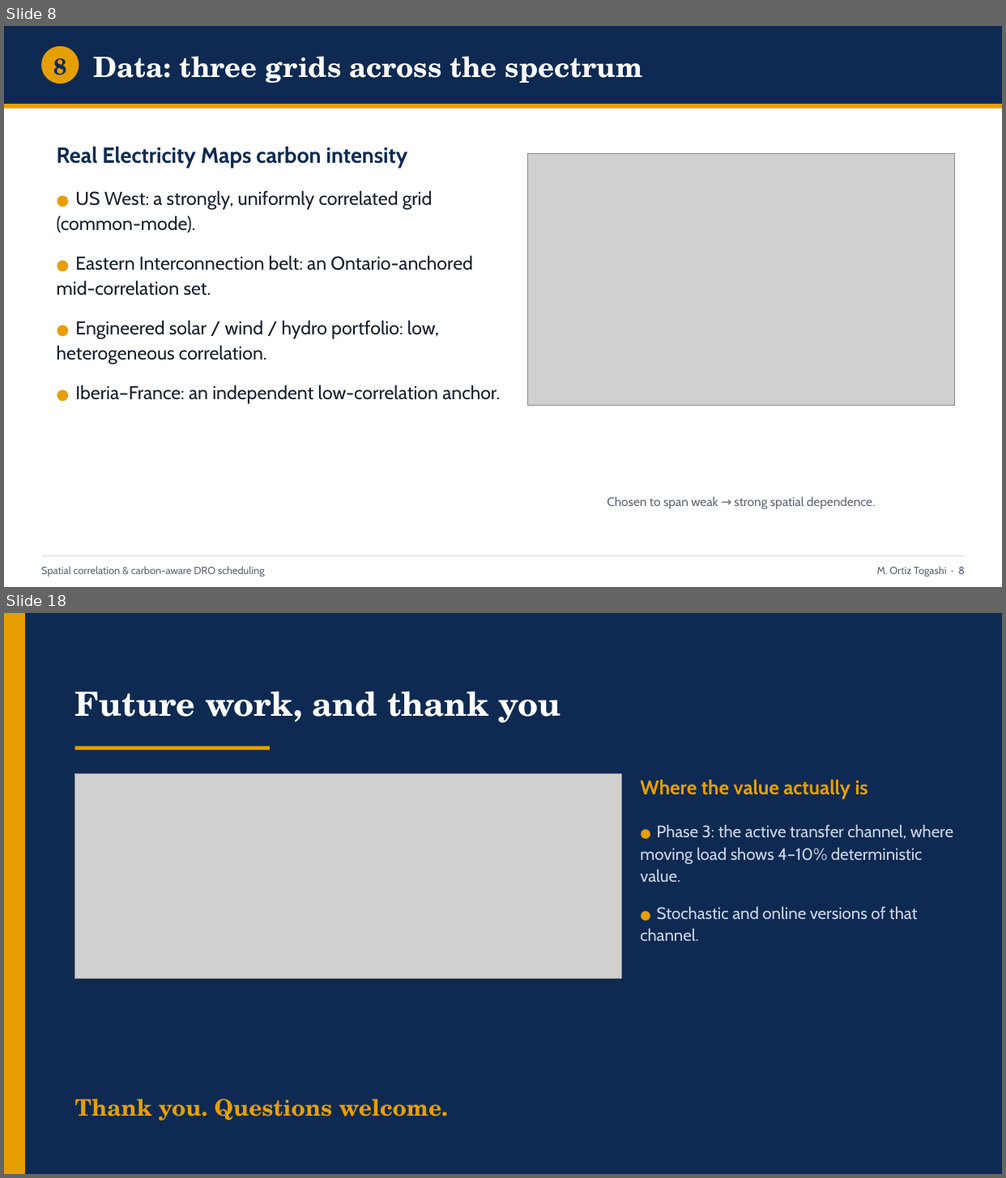
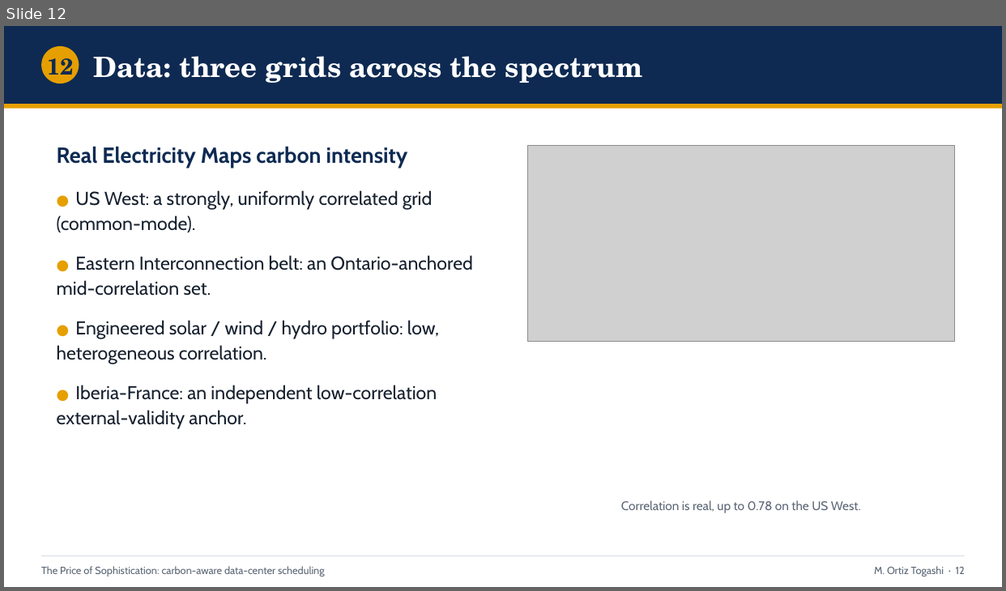
Before and after one commit to ma731/Capstone-in-Operations-Research, a slide deck: deck/capstone_defense.pptx. Shown one above the other, each under a label of ours: slides 8 and 18 before the commit, slide 12 after it; the slides between them are not shown. The pictures are 1006x1178 and 1006x591 pixels, drawn with LibreOffice and Linux fonts; fonts in the diff are those of the drawing; grey boxes stand for pictures. Boxes give left, top, right and bottom in pixels: in the first picture for what was removed or moved away, otherwise in the second. Text is boxed around its words. In the diff, an @@ line names an element or a change of style, - is before the commit and + after.

Commit message:
Pivot to value-first framing; correct transfer-lever savings to verified numbers
Reframe from null-result to "The Price of Sophistication": lead with the
day-ahead migration scheduler (the spatial transfer lever), demote the
spatial-correlation null to a screening rule (RQ2), recast the DRO as
day-ahead forecast-error hedging, and move the copula to an appendix.

Integrity fix: the transfer-lever headline (4.7-10.1% / "8-11 pts") was an
unverified placeholder that conflated two metrics. Ran
scripts/run_part3_transfer_value.py (committed snapshot) and corrected every
artifact to the real out-of-sample CVaR_0.95 reduction over the Phi=0
baseline: 4.0-9.9% (Western 4.0%, Eastern 9.9%, Diversified 9.0%).

- capstone_thesis.tex (28pp body) and full_thesis.tex (57pp): value-first
  restructure, copula demoted to app:copula, number correction
- build_deck.py / poster build_v23.js: deck (18 slides) and poster rebuilt
- plot_part3.py: real savings; crossover marker moved to M*~3

```diff
--- a/deck/capstone_defense.pptx
+++ b/deck/capstone_defense.pptx
@@ slide 18 removed at [4,613,1002,1174], background #0E2A52 @@
@@ rectangle removed at [4,613,25,1174] @@
@@ text removed at [75,691,561,723] @@
-Future work, and thank you
@@ rectangle removed at [75,747,270,750] @@
@@ picture removed at [75,774,621,978] @@
@@ text removed at [640,779,868,799] @@
-Where the value actually is
@@ text removed at [640,824,953,941] @@
-● Phase 3: the active transfer channel, where moving load shows 4–10% deterministic value.
-● Stochastic and online versions of that channel.
@@ text removed at [75,1099,448,1121] @@
-Thank you. Questions welcome.
@@ what was slide 8 is now slide 12 @@
@@ slide 12 changed as well @@
@@ text at [47,58,73,83]: text changed @@
-8
+12
@@ picture: place and size @@
-picture at [528,153,955,407]
+picture at [528,146,955,342]
@@ text at [57,385,437,429]: text changed @@
-● Iberia–France: an independent low-correlation anchor.
+● Iberia-France: an independent low-correlation external-validity anchor.
@@ text at [621,501,861,514]: text changed @@
-Chosen to span weak → strong spatial dependence.
+Correlation is real, up to 0.78 on the US West.
@@ text at [41,566,325,577]: text changed @@
-Spatial correlation & carbon-aware DRO scheduling
+The Price of Sophistication: carbon-aware data-center scheduling
@@ text at [874,566,965,577]: text changed @@
-M. Ortiz Togashi · 8
+M. Ortiz Togashi · 12
```
Also in this commit, not shown: 8 other slides changed, 9 slides added, 8 other slides removed, 42 other files.
